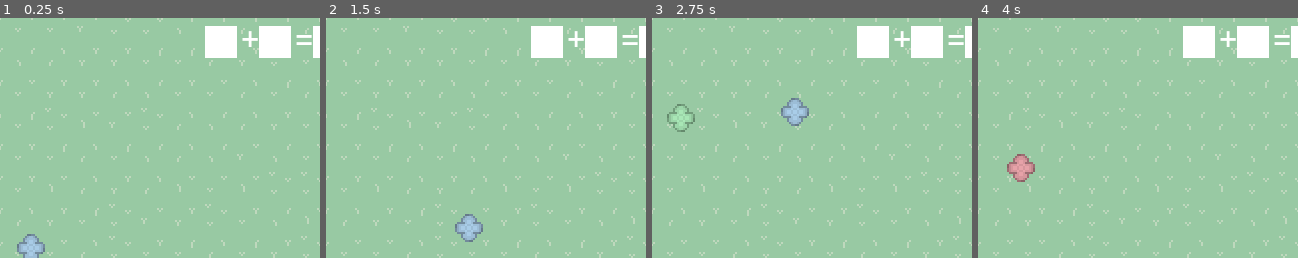
Above: before the commit, frames 1-4 (left to right).
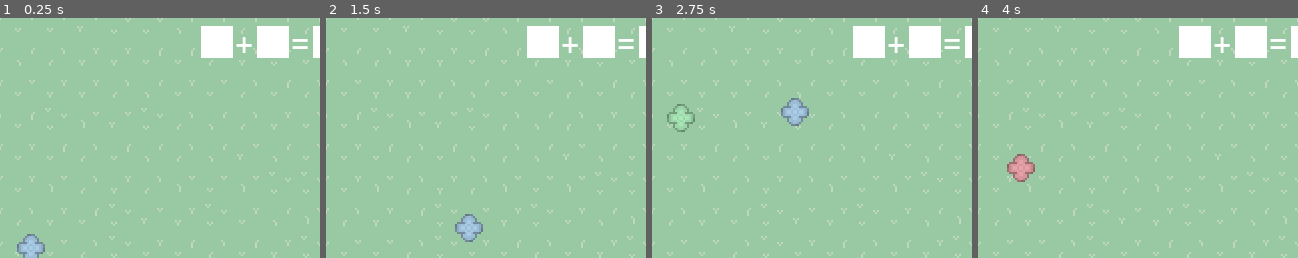
Above: after the commit, the same moments.

Repository: kdxiao/bloom
Game: Godot game, scene res://tile_map.tscn
The game is run twice, just before and just after one commit, with the same random seed, the same clock (stepped at 60 frames per second) and the same inputs. Sound files missing from this copy of the repository are replaced by a short silence.
Inputs (mouse positions are % of the whole screen's width and height, from its top left):
- Up to frame 1 (0.25 s): no input
- Up to frame 2 (1.5 s): click (7, 9) at 0.5 s; click (7, 9) at 1.25 s
- Up to frame 3 (2.75 s): click (7, 9) at 2 s
- Up to frame 4 (4 s): click (7, 10) at 2.75 s; click (18, 10) at 3.5 s
The pictures show only the part of the screen within x 44-94%, y 2-52%; the shares and areas given below are measured in that part.

The runs differ from the first frame. In frame 1, 0.9% of the frame differs, in the area x 62-98%, y 3-17%; in frame 2, 0.9%; in frame 3, 0.9%; in frame 4, 0.9%.

Commit message:
added indicator, fixed alignment

Diff:
--- a/bee_movement.gd
+++ b/bee_movement.gd
@@ -61,10 +61,18 @@
 
 func entered_flower(fl):
 	in_flower = true
+	if flowers_visited == 0:
+		ci1.self_modulate = Color8(220,220,220)
+	if flowers_visited == 1:
+		ci2.self_modulate = Color8(220,220,220)
 	curr_flower = fl
 	print(curr_flower.self_modulate)
 
 func exited_flower():
+	if flowers_visited == 0:
+		ci1.self_modulate = Color8(255,255,255)
+	if flowers_visited == 1:
+		ci2.self_modulate = Color8(255,255,255)
 	in_flower = false
 
 func _on_collision_shape_2d_on_bee_position_jump(dx, dy):
--- a/tile_map.tscn
+++ b/tile_map.tscn
@@ -100,11 +100,11 @@
 script = ExtResource("12_8tef5")
 
 [node name="Color1" type="Polygon2D" parent="."]
-position = Vector2(153, -38)
+position = Vector2(151, -38)
 polygon = PackedVector2Array(89, 47, 105, 47, 105, 63, 89, 63)
 
 [node name="Color2" type="Polygon2D" parent="."]
-position = Vector2(180, -38)
+position = Vector2(179, -38)
 polygon = PackedVector2Array(89, 47, 105, 47, 105, 63, 89, 63)
 
 [node name="Color3" type="Polygon2D" parent="."]
@@ -112,18 +112,18 @@
 polygon = PackedVector2Array(89, 47, 105, 47, 105, 63, 89, 63)
 
 [node name="Equal" type="RichTextLabel" parent="."]
-offset_left = 287.0
-offset_top = 4.0
-offset_right = 296.0
-offset_bottom = 44.0
+offset_left = 285.0
+offset_top = 6.0
+offset_right = 294.0
+offset_bottom = 46.0
 text = "="
 scroll_active = false
 
 [node name="Plus" type="RichTextLabel" parent="."]
-offset_left = 260.0
-offset_top = 4.0
-offset_right = 269.0
-offset_bottom = 44.0
+offset_left = 257.0
+offset_top = 7.0
+offset_right = 266.0
+offset_bottom = 47.0
 text = "+"
 scroll_active = false
 
